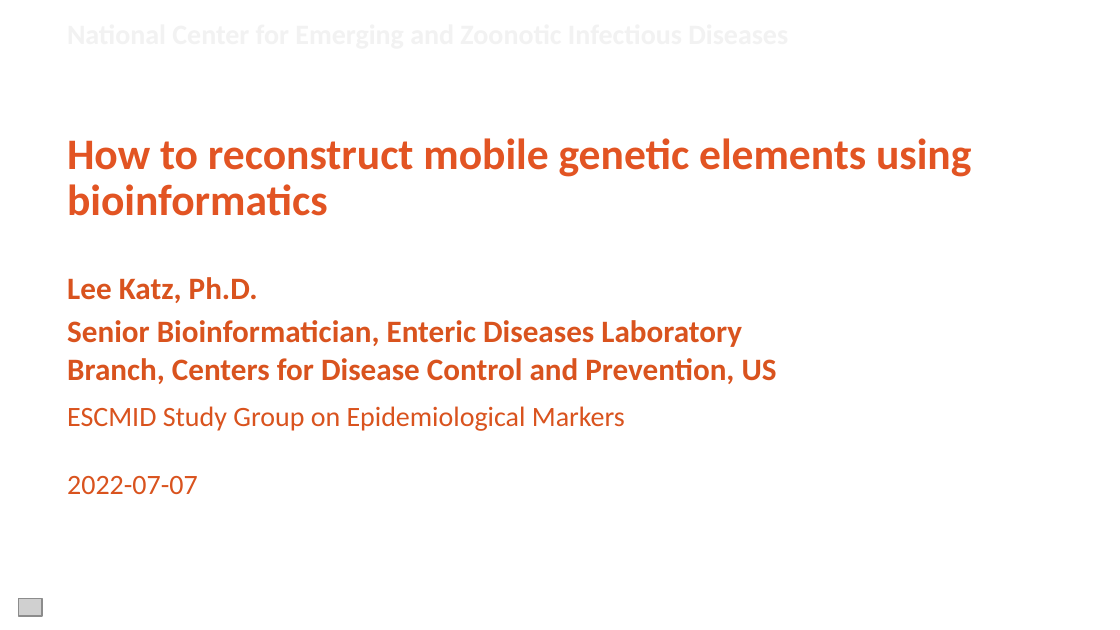
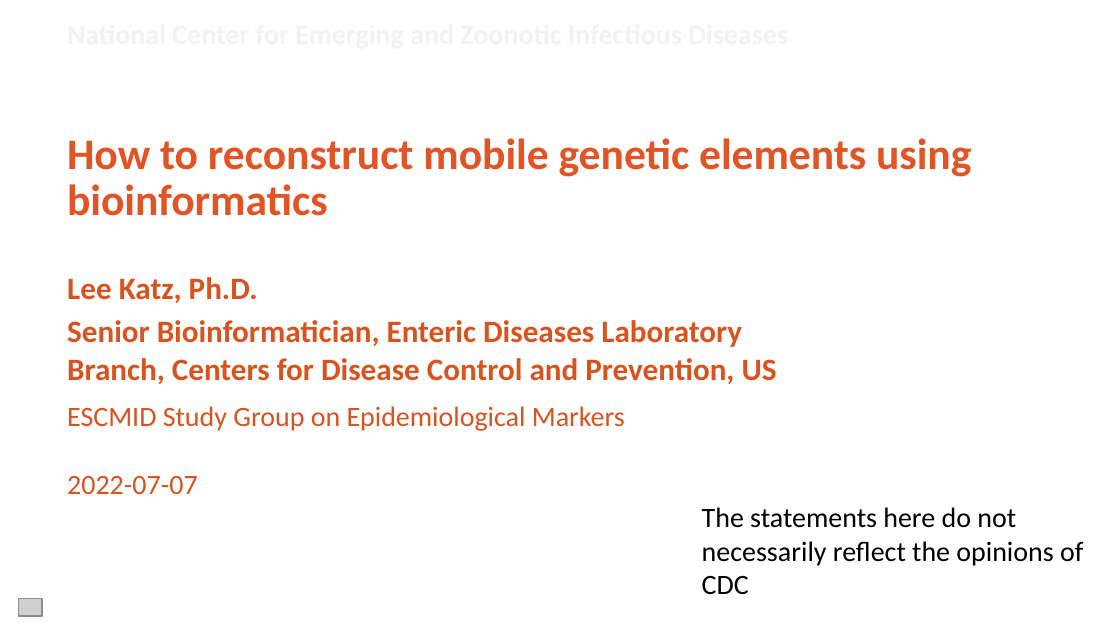
Before and after one commit to MicroBinfie/ESCMID-MGE-2022, a slide deck: slide 1 of slides/LeeKatz MGE tools.pptx. Drawn at 1120x630 pixels with LibreOffice and Linux fonts; fonts in the diff are those of the drawing; grey boxes stand for pictures; background and template pictures are left out. Boxes give left, top, right and bottom in pixels: in the first picture for what was removed or moved away, otherwise in the second. Text is boxed around its words. In the diff, an @@ line names an element or a change of style, - is before the commit and + after.

```diff
--- a/slides/LeeKatz MGE tools.pptx
+++ b/slides/LeeKatz MGE tools.pptx
@@ text added at (x1=702, y1=507, x2=1083, y2=595), 18 pt, text #000000 @@
+The statements here do not necessarily reflect the opinions of CDC
```
Also in this commit, not shown: 12 other slides changed, 1 slide added.
